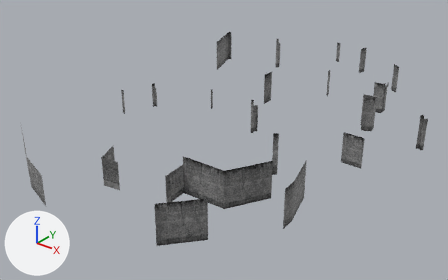
What one commit did to the FBX model Assets/Models/Buildings/Chinatown/filler.fbx.
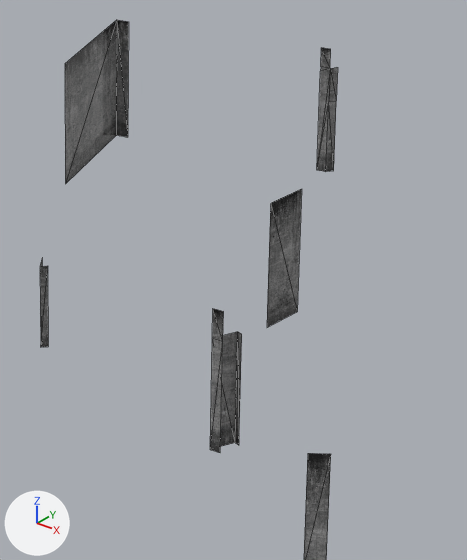
Each version is shown whole from a 50 mm camera at (85.4, -54.8, 48.9) aimed at (17.5, 30.1, -3.8), then close up on the part from 45% to 69% of the width and 10% to 57% of the height. The lights are fixed; the arrows at lower left show +X, +Y and +Z. The last two pictures show the newer version. The close-ups show mesh edges as thin lines. Where no turn or scale is listed for an object, it has been applied to the vertices. Vertices at exactly the same position are counted once.

Objects in the first close-up: 'filler_walls'.
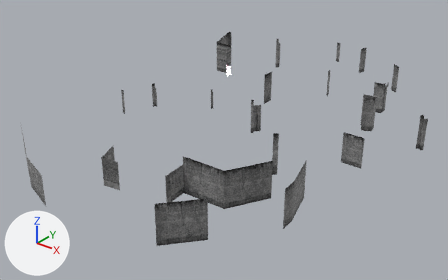
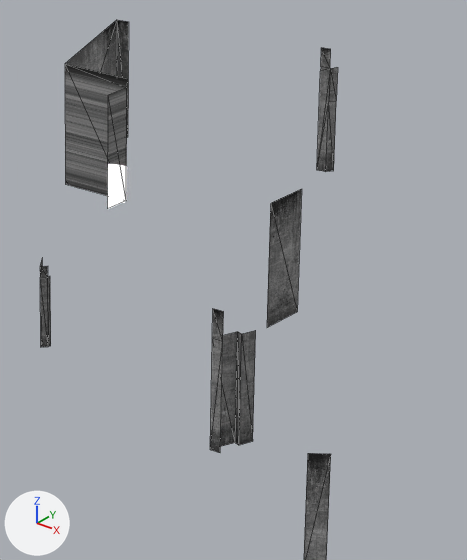
Pixel boxes [x1, y1, x2, y2] of what changed, in the close-ups (467 x 560 px):
part 1 of me_mesh, built on
    before: [40, 260, 48, 347]
    after: [40, 260, 51, 347]
part 2 of me_mesh, added
    after: [239, 330, 256, 445]
part 3 of me_mesh, added
    after: [65, 64, 127, 208]

What the commit changed:
me_mesh is used by ob_filler_walls; location (18.17, 29.68, 0.37).
Verts and faces of me_mesh; kept vertices keep their numbers, new ones are numbered from 198.
Before the commit, vertices of me_mesh: 70 (-7.6, 5.0, 3.7), 71 (-6.9, 4.0, 3.7) at pixel (39, 266), 73 (-6.9, 4.0, -0.4) at pixel (40, 347), 74 (-6.7, 4.3, 3.7) at pixel (47, 265), 75 (-6.7, 4.3, -0.4) at pixel (48, 346).
Before the commit, vertices of me_mesh: 168 (6.8, 1.0, -0.4) at pixel (238, 445), 169 (6.8, 1.0, 4.9) at pixel (241, 333).
Before the commit, vertices of me_mesh: 196 (-20.5, 22.5, 6.5) at pixel (64, 63), 197 (-20.5, 22.5, -0.4) at pixel (65, 184).
me_mesh had 198 vertices, 170 faces and spanned x -28.0..33.9, y -34.2..45.9, z -6.7..6.7.
me_mesh now has 209 vertices, 182 faces and spans x -28.0..33.9, y -34.2..45.9, z -6.7..6.7.
Part 1, on me_mesh:
Faces deleted: (70, 71, 73), (71, 74, 73), (73, 74, 75).
New vertex 205 is at (-6.9, 4.0, 3.2), pixel (40, 277).
New vertex 206 is at (-6.7, 4.3, 3.2), pixel (47, 276).
New vertex 207 is at (-6.6, 4.5, -0.4), pixel (50, 345).
New vertex 208 is at (-6.6, 4.5, 3.2), pixel (50, 275).
New faces: (70, 71, 205), (70, 205, 73), (75, 205, 206), (73, 205, 75), (71, 74, 206), (71, 206, 205).
New faces: (75, 206, 208), (75, 208, 207).
Part 2, on me_mesh:
New vertex 203 is at (7.0, 1.7, -0.4), pixel (252, 441).
New vertex 204 is at (7.0, 1.7, 4.9), pixel (255, 330).
New faces: (168, 203, 169), (169, 203, 204).
Part 3, on me_mesh:
New vertex 198 is at (-16.2, 22.5, 6.5), pixel (127, 78).
New vertex 199 is at (-16.2, 22.5, -0.4), pixel (126, 200).
New vertex 200 is at (-16.2, 20.9, -0.4), pixel (107, 208).
New vertex 201 is at (-16.2, 22.5, 5.9), pixel (126, 87).
New vertex 202 is at (-16.2, 20.9, 5.9), pixel (108, 95).
New faces: (196, 197, 199), (196, 199, 201), (196, 201, 198), (199, 200, 202), (199, 202, 201).
